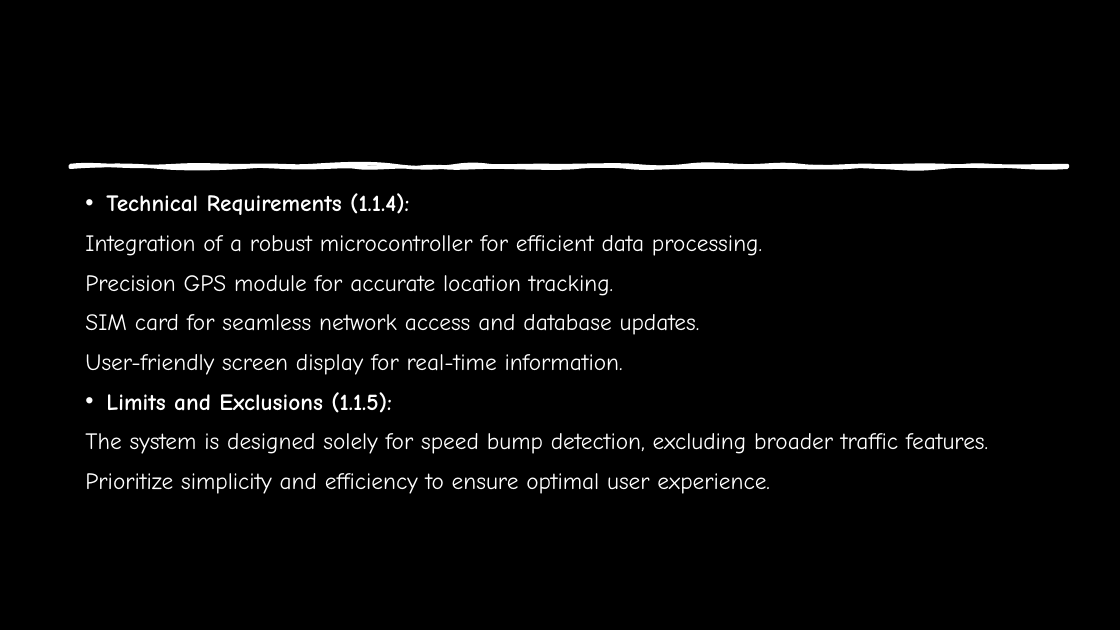
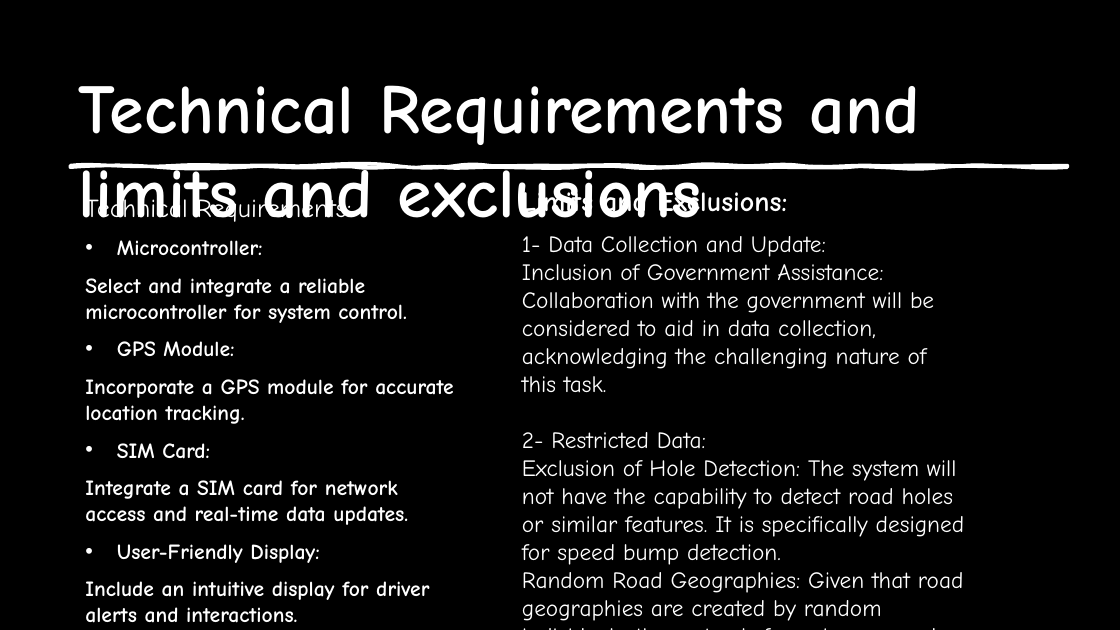
Before and after one commit to MrAbdalrahman/university, a slide deck: slide 5 of project_management/projectManegment.pptx. Drawn at 1120x630 pixels with LibreOffice and Linux fonts; fonts in the diff are those of the drawing; background and template pictures are left out. Boxes give left, top, right and bottom in pixels: in the first picture for what was removed or moved away, otherwise in the second. Text is boxed around its words. In the diff, an @@ line names an element or a change of style, - is before the commit and + after.

```diff
--- a/project_management/projectManegment.pptx
+++ b/project_management/projectManegment.pptx
@@ text added at box(79, 85, 920, 221), 60 pt, text #FFFFFF, bold @@
+Technical Requirements and limits and exclusions
@@ text added at box(398, 162, 964, 621), 20 pt, text #FFFFFF @@
+Limits and Exclusions:
+1- Data Collection and Update:
+Inclusion of Government Assistance: Collaboration with the government will be considered to aid in data collection, acknowledging the challenging nature of this task.
+2- Restricted Data:
+Exclusion of Hole Detection: The system will not have the capability to detect road holes or similar features. It is specifically designed for speed bump detection.
+Random Road Geographies: Given that road geographies are created by random individuals, the system's focus is on speed bumps, and it does not account for variations in road conditions such as holes or other irregularities.
@@ text at box(85, 194, 454, 623): text changed; size 20 to 18.5 pt; bold on @@
-• Technical Requirements (1.1.4):
-Integration of a robust microcontroller for efficient data processing.
-Precision GPS module for accurate location tracking.
-SIM card for seamless network access and database updates.
-User-friendly screen display for real-time information.
-• Limits and Exclusions (1.1.5):
-The system is designed solely for speed bump detection, excluding broader traffic features.
-Prioritize simplicity and efficiency to ensure optimal user experience.
+Technical Requirements:
+• Microcontroller:
+Select and integrate a reliable microcontroller for system control.
+• GPS Module:
+Incorporate a GPS module for accurate location tracking.
+• SIM Card:
+Integrate a SIM card for network access and real-time data updates.
+• User-Friendly Display:
+Include an intuitive display for driver alerts and interactions.
+• Other components like wires ,etc.
```
Also in this commit, not shown: 1 other slide changed, 4 slides added, 2 slides removed.
